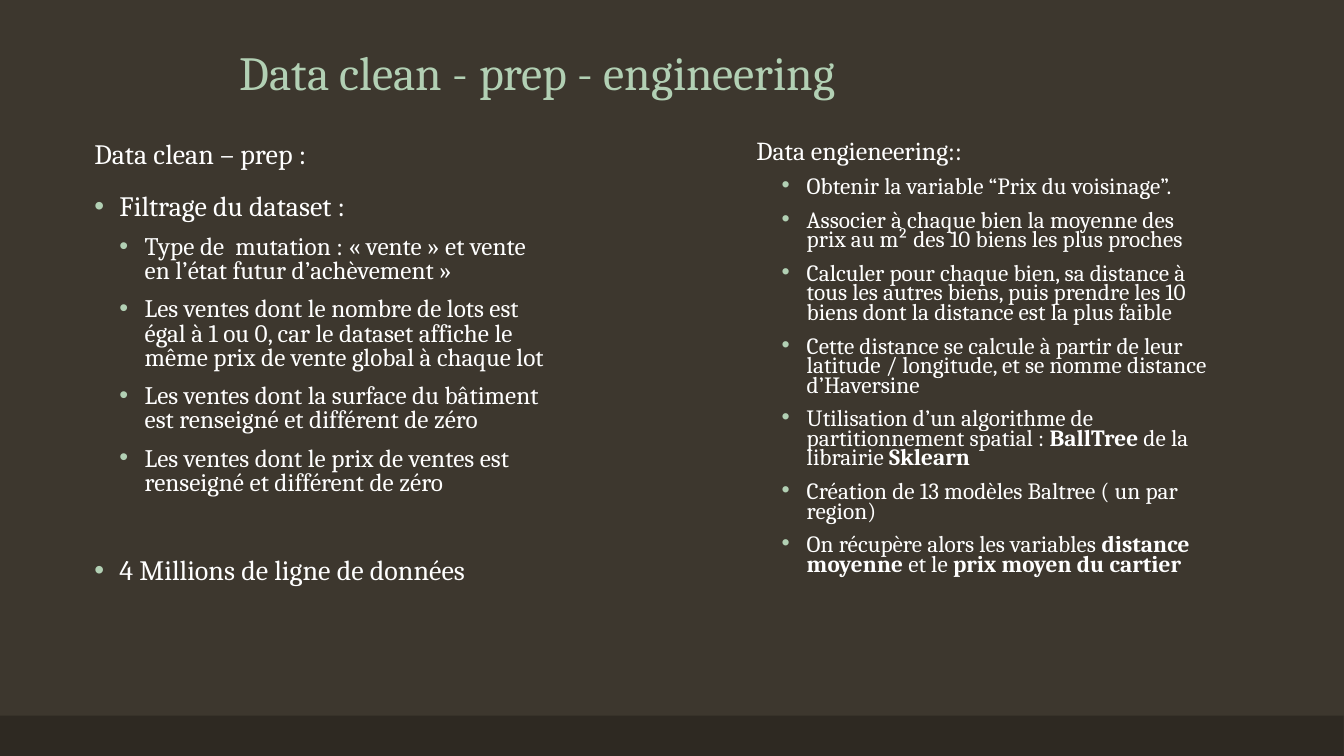
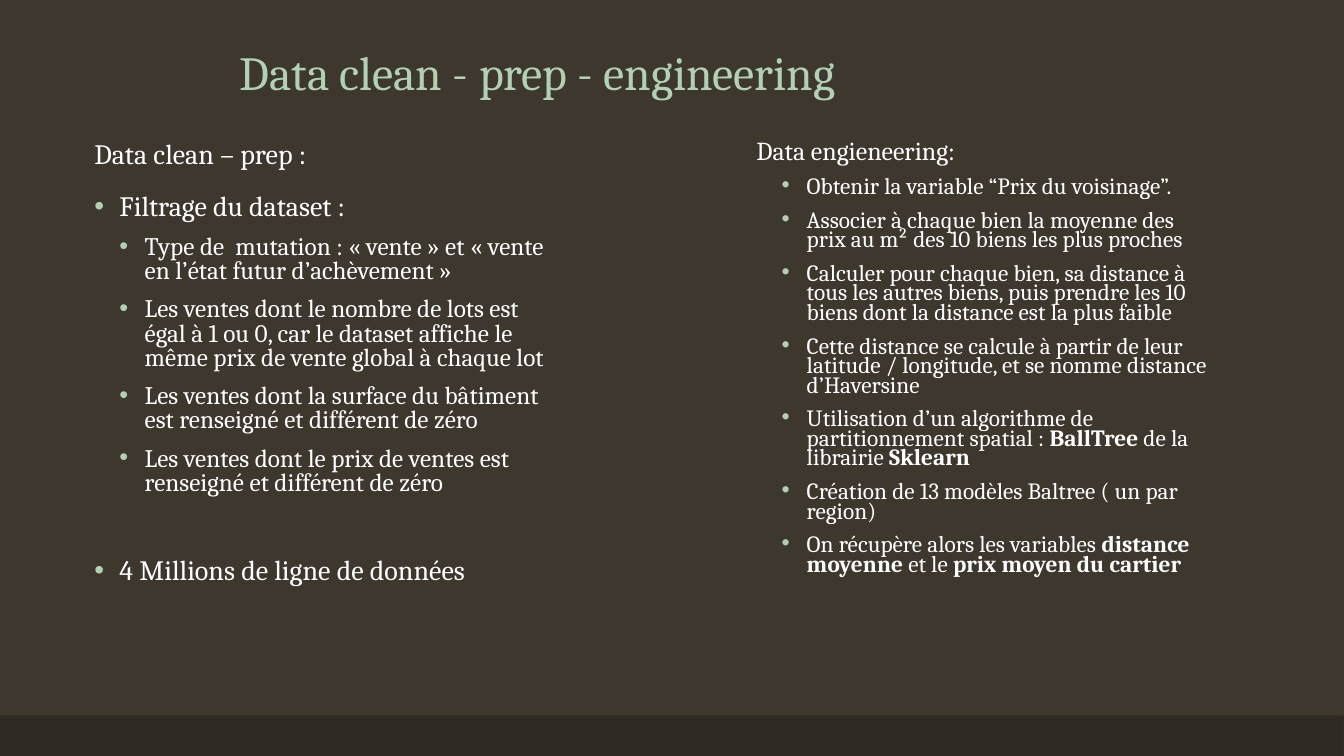
Before and after one commit to natane07/PA-4ESGI, a slide deck: slide 6 of PPT/MyImmo - Seance 3.pptx. Drawn at 1344x756 pixels with LibreOffice and Linux fonts; fonts in the diff are those of the drawing. Boxes give left, top, right and bottom in pixels: in the first picture for what was removed or moved away, otherwise in the second. Text is boxed around its words. In the diff, an @@ line names an element or a change of style, - is before the commit and + after.

```diff
--- a/PPT/MyImmo - Seance 3.pptx
+++ b/PPT/MyImmo - Seance 3.pptx
@@ text at (x1=756, y1=142, x2=955, y2=166): text changed @@
-Data engieneering::
+Data engieneering:
@@ text at (x1=145, y1=237, x2=544, y2=280): text changed @@
-  • Type de mutation : « vente » et vente en l’état futur d’achèvement »
+  • Type de mutation : « vente » et « vente en l’état futur d’achèvement »
```
Also in this commit, not shown: 2 other slides changed, 9 other files.
